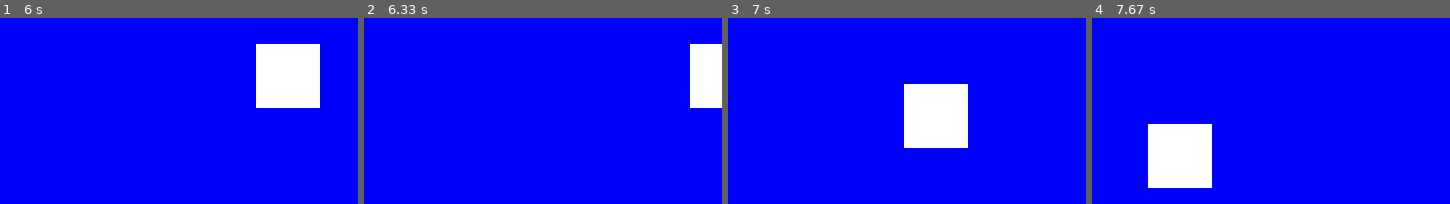
Above: before the commit, frames 1-4 (left to right).
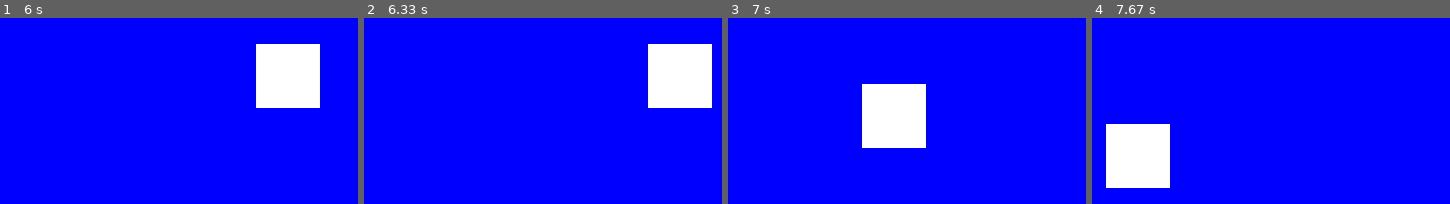
Above: after the commit, the same moments.

Repository: saegl5/myprojects
Game: pygame game, started from Codes/pygame_sprites_part_1.py
Two runs of this game, one before a commit and one after it. Both use one fixed random seed, a clock stepped at 60 frames per second and the inputs below.
Inputs:
- Up to frame 1 (6 s): hold Right 0.33-0.8 s; hold Up 0.83-1.13 s; hold Right 1.17-1.63 s; hold Left 1.67-2.2 s; hold Down 2.23-2.53 s; hold Left 2.57-2.97 s; hold Up 3-3.37 s; hold Right 3.4-4.03 s; hold Down 4.07-4.43 s; hold Left 4.47-4.93 s; hold Right 4.97-5.43 s; hold Up 5.47-5.77 s; hold Right from 5.8 s (still down)
- Up to frame 2 (6.33 s): release Right at 6.27 s; hold Left from 6.3 s (still down)
- Up to frame 3 (7 s): release Left at 6.83 s; hold Down from 6.87 s (still down)
- Up to frame 4 (7.67 s): release Down at 7.17 s; hold Left 7.2-7.6 s; hold Up from 7.63 s (still down)

Frame 1 is identical in both runs. In frame 2, 5.0% of the frame differs, in the area x 79-100%, y 13-49%; in frame 3, 8.1%, in the area x 37-68%, y 35-70%; in frame 4, 8.1%.

Commit message:
added constraints

Diff:
--- a/Codes/pygame_sprites_part_1.py
+++ b/Codes/pygame_sprites_part_1.py
@@ -55,6 +55,14 @@
     # --- Game logic
     x_offset += x_increment
     y_offset += y_increment
+    if size[0]/2+x_offset < 0:
+        x_offset = -size[0]/2 # prevent "player" sprite from breaching left edge, solved for x_offset
+    elif size[0]/2+x_offset + 64 > size[0]:
+        x_offset = size[0]/2 - 64 # simplified
+    if size[1]/2+y_offset < 0: # note "if"
+        y_offset = -size[1]/2 # prevent "player" sprite from breaching top edge, solved for y_offset
+    elif size[1]/2+y_offset + 64 > size[1]:
+        y_offset = size[1]/2 - 64 # simplified
     player.rect.x = size[0]/2+x_offset # position and offset "player" sprite
     player.rect.y = size[1]/2+y_offset
     # --------------
